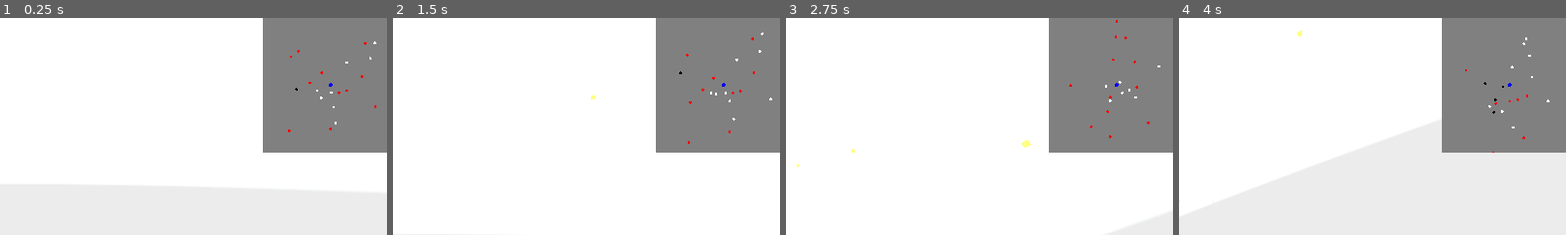
Above: before the commit, frames 1-4 (left to right).
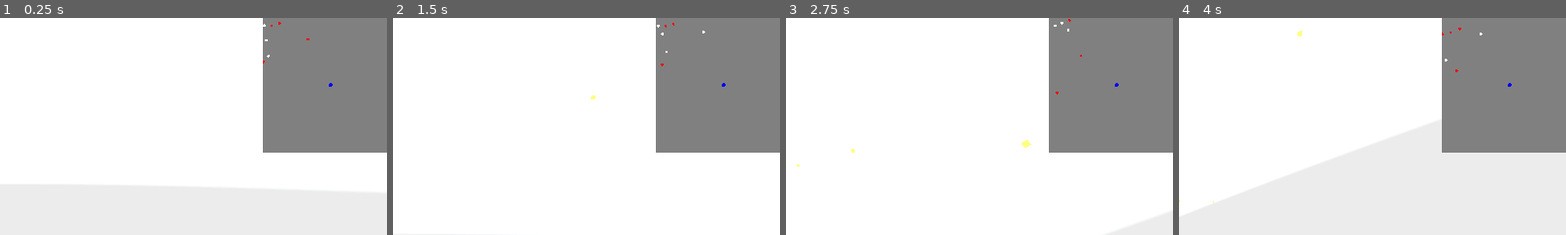
Above: after the commit, the same moments.

Repository: fixitman/g-multi
Game: Godot game, scene res://scenes/game.tscn
The game is run twice, just before and just after one commit, with the same random seed, the same clock (stepped at 60 frames per second) and the same inputs. A sky picture missing from this copy of the repository is replaced by a grey-blue gradient.
Inputs (mouse positions are % of the whole screen's width and height, from its top left):
- Up to frame 1 (0.25 s): no input
- Up to frame 2 (1.5 s): tap Enter at 0.5 s; move the mouse to (72, 45) at 0.52 s; hold Right (right) 0.53-1.28 s; hold Ctrl (micro) 0.53-1.28 s; click (72, 45) at 0.67 s; move the mouse to (30, 55) at 1.27 s; hold Down (down) from 1.28 s (still down); tap Space (shoot_gun) at 1.35 s
- Up to frame 3 (2.75 s): move the mouse to (60, 28) at 2.02 s; release Down (down) at 2.03 s; hold Right (right) from 2.03 s (still down); hold Tab (turbo) from 2.03 s (still down)
- Up to frame 4 (4 s): move the mouse to (45, 70) at 2.77 s; release Right (right) at 2.78 s; release Tab (turbo) at 2.78 s; hold Up (up) 2.78-3.53 s; tap Ctrl (micro) at 2.85 s; click (45, 70) at 2.92 s; move the mouse to (80, 65) at 3.52 s; hold Left (left) from 3.53 s (still down); hold Space (shoot_gun) from 3.53 s (still down)
The pictures show only the part of the screen within x 49-99%, y 0-50%; the shares and areas given below are measured in that part.

The runs differ from the first frame. In frame 1, 0.2% of the frame differs, in the area x 67-98%, y 1-53%; in frame 2, 0.2%, in the area x 68-98%, y 2-59%; in frame 3, 0.2%; in frame 4, 0.2%.

Commit message:
removed unnecessayr computations from minimap shader
Signed-off-by: mike <fixitman.mike@gmail.com>

Diff:
--- a/minimap.gdshader
+++ b/minimap.gdshader
@@ -10,23 +10,21 @@
 	float sizef = texelFetch(target_data,ivec2(0,0),0).r;
 
 	COLOR = bg_color;
-	if (abs(distance(center,UV)) < .015){
+	if (distance(center,UV) < .015){
 		COLOR = ship_color;
 	}else{
 		for(int i = 0;i<int(sizef);i++){
 			vec4 point = texelFetch(target_data,ivec2(0,i+1),0);
-			vec2 pt = vec2(point.r/(2.0*range),point.b/(2.0*range));
-			float elevation = point.g/(2.0*range);
-			float dist = distance(vec3(0,0,0),point.rgb);
-			float s = point.g/dist;
-			float ang = asin(s) ;
-			vec2 scaled_point = center + pt ;
-			if(distance(UV, scaled_point) < .01){
+			vec2 pt = vec2(point.r/(2.0*range),point.b/(2.0*range)); //scale it down
+			pt + center ;  // move origin to center of screen
+			if(distance(UV, pt) < .01){
 				COLOR = enemy_color;
-				if(degrees(ang)+13.0> 35.0){
+				float elevation_degrees = degrees(asin(normalize(point).g));
+				elevation_degrees += 13.0; //compensate for camera rotation
+				if(elevation_degrees > 35.0){
 					COLOR = vec4(1,1,1,1);
 				}
-				if(degrees(ang)+13.0 < -35.0){
+				if(elevation_degrees < -35.0){
 					COLOR = vec4(0,0,0,1);
 				}
 				break;
